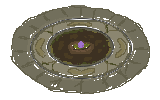
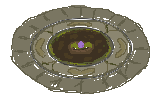
Revision of a layered 160 × 100 image; what changed, layer by layer:
painted on "frut" over bbox(71, 42, 92, 48)
painted on "Ellipse 3" over bbox(12, 5, 149, 94)
